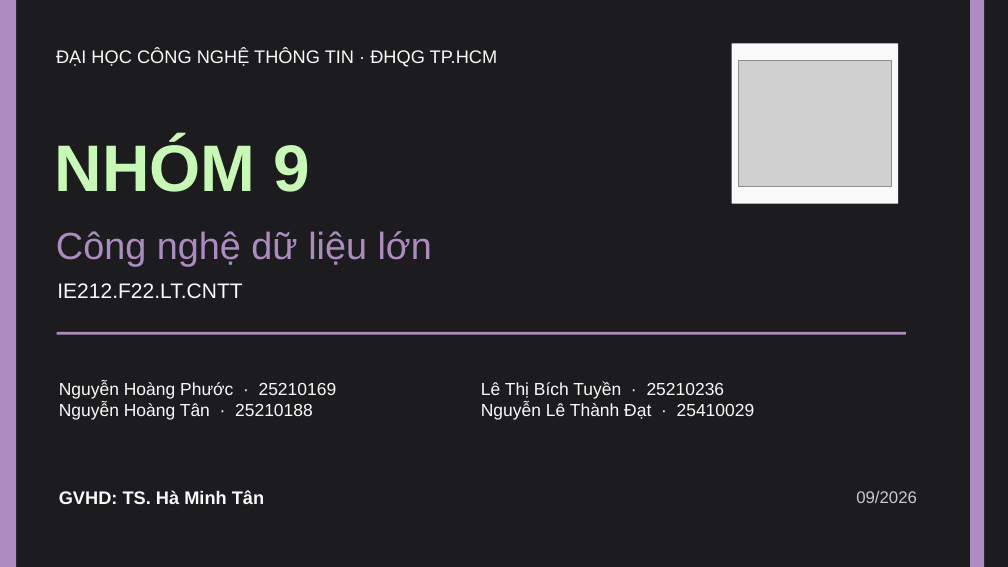
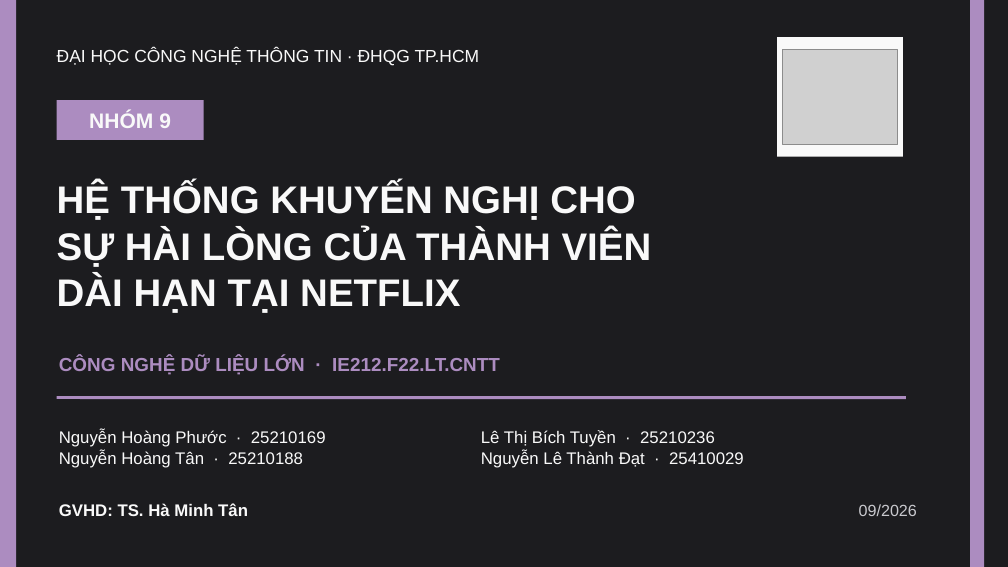
Before and after one commit to thanhdat17102000/netflix-long-term-member-satisfaction-recommender, a slide deck: slide 1 of netflix_long_term_satisfaction/presentations/Nhom9_Netflix_ThuyetTrinh.pptx. Drawn at 1008x567 pixels with LibreOffice and Linux fonts; fonts in the diff are those of the drawing; grey boxes stand for pictures. Boxes give left, top, right and bottom in pixels: in the first picture for what was removed or moved away, otherwise in the second. Text is boxed around its words. In the diff, an @@ line names an element or a change of style, - is before the commit and + after.

```diff
--- a/netflix_long_term_satisfaction/presentations/Nhom9_Netflix_ThuyetTrinh.pptx
+++ b/netflix_long_term_satisfaction/presentations/Nhom9_Netflix_ThuyetTrinh.pptx
@@ text "ĐẠI HỌC CÔNG NGHỆ THÔNG ..." at [57,48,480,66]: size 19.5 to 18.8 pt @@
@@ rectangle: place and size @@
-rectangle at [732,44,898,204]
+rectangle at [777,37,903,157]
@@ picture: place and size @@
-picture at [739,60,891,186]
+picture at [783,50,898,144]
@@ rectangle added at [56,100,204,140], fill #AC8CC0 @@
@@ text "NHÓM 9": place and size @@
-text "NHÓM 9" at [55,139,311,192]
+text "NHÓM 9" at [89,111,171,128]
@@ text "NHÓM 9" at [89,111,171,128]: size 70.5 to 22.5 pt, text colour #C7F8B6 to #F9F9F9; alignment left to centre @@
@@ text added at [57,183,652,313], 41.2 pt, text #F9F9F9, bold @@
+HỆ THỐNG KHUYẾN NGHỊ CHO
+SỰ HÀI LÒNG CỦA THÀNH VIÊN
+DÀI HẠN TẠI NETFLIX
@@ text removed at [57,283,242,298] @@
-IE212.F22.LT.CNTT
@@ text at [59,358,500,375]: text changed; size 40.5 to 20.2 pt; bold on @@
-Công nghệ dữ liệu lớn
+CÔNG NGHỆ DỮ LIỆU LỚN · IE212.F22.LT.CNTT
@@ line moved from (56, 333) - (906, 333) to (56, 398) - (906, 398) @@
@@ text "Nguyễn Hoàng Phước · 25210169" at [59,430,326,468]: size 18.8 to 18 pt @@
@@ text "Nguyễn Hoàng Phước · 25210169": place and size @@
-text "Nguyễn Hoàng Phước · 25210169" at [59,381,337,420]
+text "Nguyễn Hoàng Phước · 25210169" at [59,430,326,468]
@@ text "Lê Thị Bích Tuyền · ...": place and size @@
-text "Lê Thị Bích Tuyền · ..." at [481,381,755,420]
+text "Lê Thị Bích Tuyền · ..." at [481,430,744,468]
@@ text "Lê Thị Bích Tuyền · ..." at [481,430,744,468]: size 18.8 to 18 pt @@
@@ text "GVHD: TS. Hà Minh Tân": place and size @@
-text "GVHD: TS. Hà Minh Tân" at [59,490,264,504]
+text "GVHD: TS. Hà Minh Tân" at [59,503,248,516]
@@ text "GVHD: TS. Hà Minh Tân" at [59,503,248,516]: size 19.5 to 18 pt @@
@@ text "09/2026": place and size @@
-text "09/2026" at [856,491,917,503]
+text "09/2026" at [859,504,917,516]
@@ text "09/2026" at [859,504,917,516]: size 18 to 17.2 pt @@
```
Also in this commit, not shown: 1 other slide changed, 1 slide added, 1 slide removed, 2 other files.
